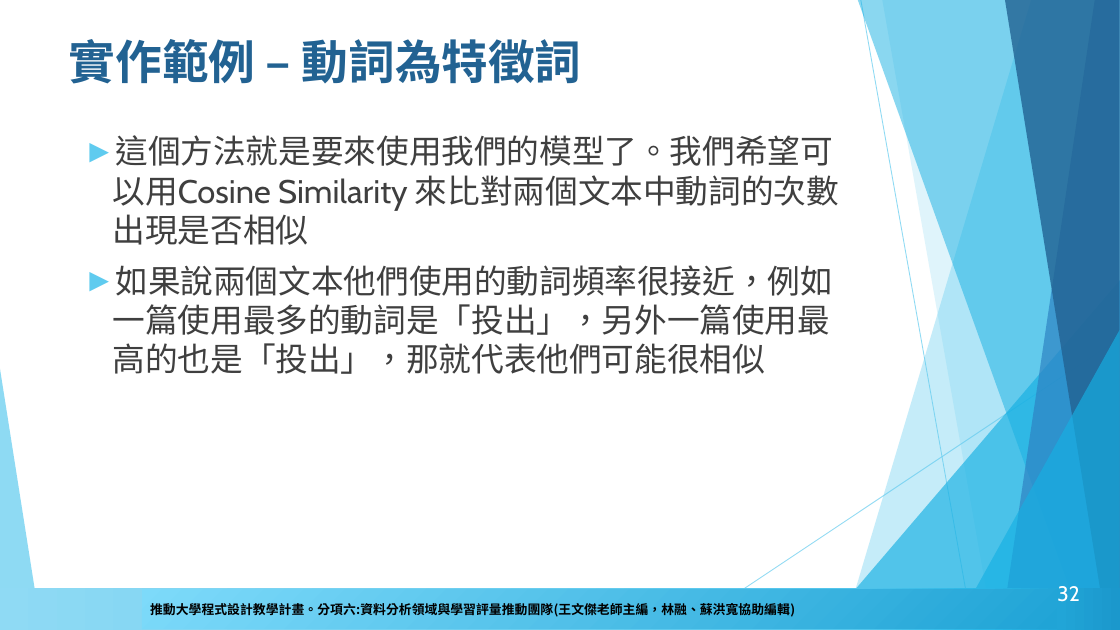
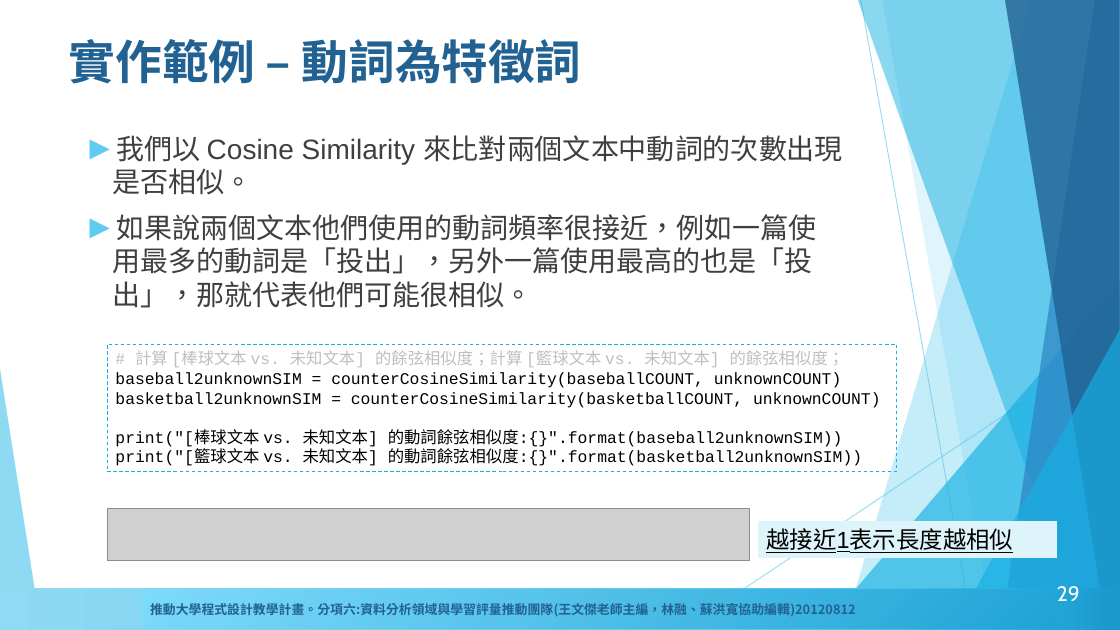
Before and after one commit to howardsukuan/textual-data-analysis-python, a slide deck: slide 29 of week04/文本分析與程式設計week4.pptx (slide 32 before the commit). Drawn at 1120x630 pixels with LibreOffice and Linux fonts; fonts in the diff are those of the drawing; grey boxes stand for pictures; background and template pictures are left out. Boxes give left, top, right and bottom in pixels: in the first picture for what was removed or moved away, otherwise in the second. Text is boxed around its words. In the diff, an @@ line names an element or a change of style, - is before the commit and + after.

```diff
--- a/week04/文本分析與程式設計week4.pptx
+++ b/week04/文本分析與程式設計week4.pptx
@@ text at (113,135,843,308): text changed; size 28 to 24 pt; font Cabin to Arial @@
-► 這個方法就是要來使用我們的模型了。我們希望可以用Cosine Similarity 來比對兩個文本中動詞的次數出現是否相似
-► 如果說兩個文本他們使用的動詞頻率很接近，例如一篇使用最多的動詞是「投出」，另外一篇使用最高的也是「投出」，那就代表他們可能很相似
+► 我們以 Cosine Similarity 來比對兩個文本中動詞的次數出現是否相似。
+► 如果說兩個文本他們使用的動詞頻率很接近，例如一篇使用最多的動詞是「投出」，另外一篇使用最高的也是「投出」，那就代表他們可能很相似。
@@ rectangle added at (108,344,897,471), outline #16B0E3 0.75 pt dashed, 14 pt, text #000000 @@
+# 計算 [棒球文本 vs. 未知文本] 的餘弦相似度；計算 [籃球文本 vs. 未知文本] 的餘弦相似度；
+baseball2unknownSIM = counterCosineSimilarity(baseballCOUNT, unknownCOUNT)
+basketball2unknownSIM = counterCosineSimilarity(basketballCOUNT, unknownCOUNT)
+print("[棒球文本 vs. 未知文本] 的動詞餘弦相似度:{}".format(baseball2unknownSIM))
+print("[籃球文本 vs. 未知文本] 的動詞餘弦相似度:{}".format(basketball2unknownSIM))
@@ picture added at (108,509,749,561) @@
@@ rectangle added at (758,521,1057,558), fill #DEF4FB, 20 pt, text #000000, underline @@
+越接近1表示長度越相似
@@ text added at (144,598,1032,618), 12 pt, text #226292, bold @@
+推動大學程式設計教學計畫。分項六：資料分析領域與學習評量推動團隊（卓騰語言科技王文傑創辦人主編，林融、蘇洪寬協助編輯）20120812
@@ page number at (1057,586,1080,601): text changed @@
-32
+29
@@ text in rectangle at (150,600,856,618): text changed; text colour #000000 to #226292 @@
-推動大學程式設計教學計畫。分項六:資料分析領域與學習評量推動團隊(王文傑老師主編，林融、蘇洪寬協助編輯)
+推動大學程式設計教學計畫。分項六:資料分析領域與學習評量推動團隊(王文傑老師主編，林融、蘇洪寬協助編輯)20120812
```
Also in this commit, not shown: 54 other slides changed, 8 slides removed, 3 other files.
